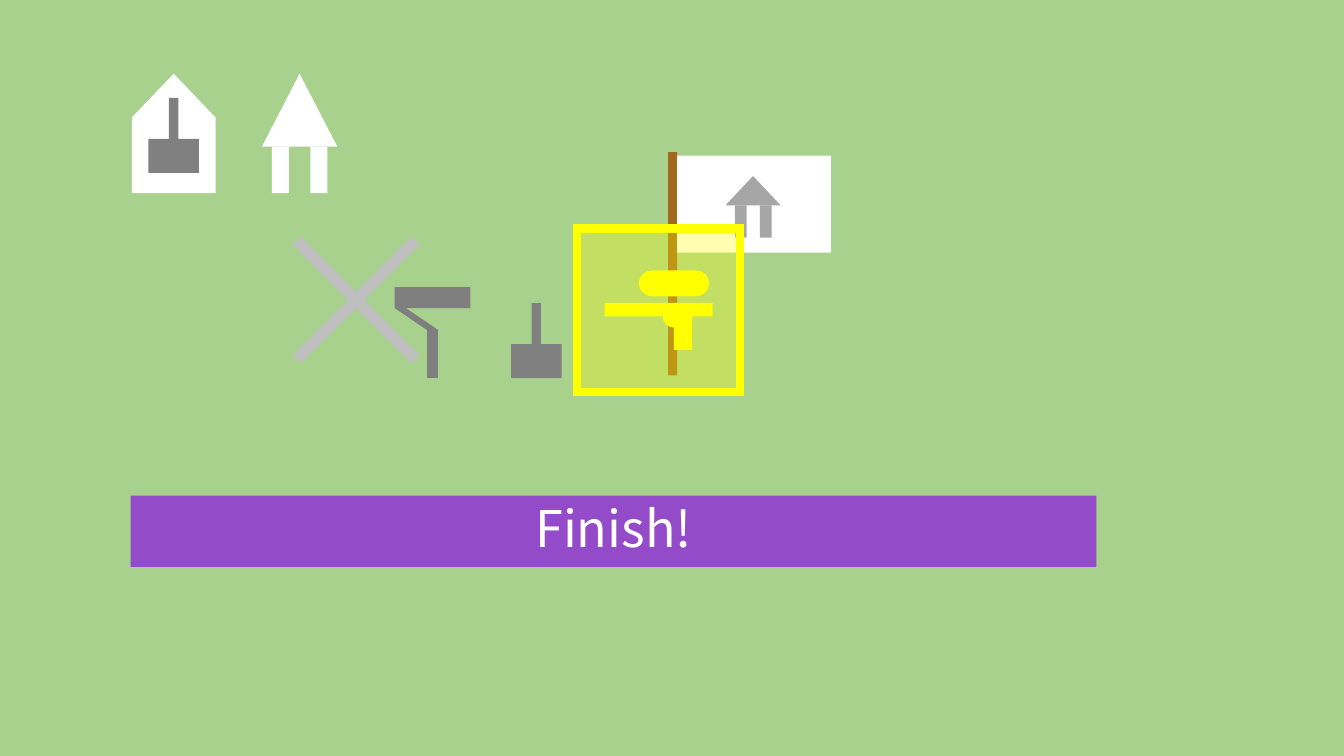
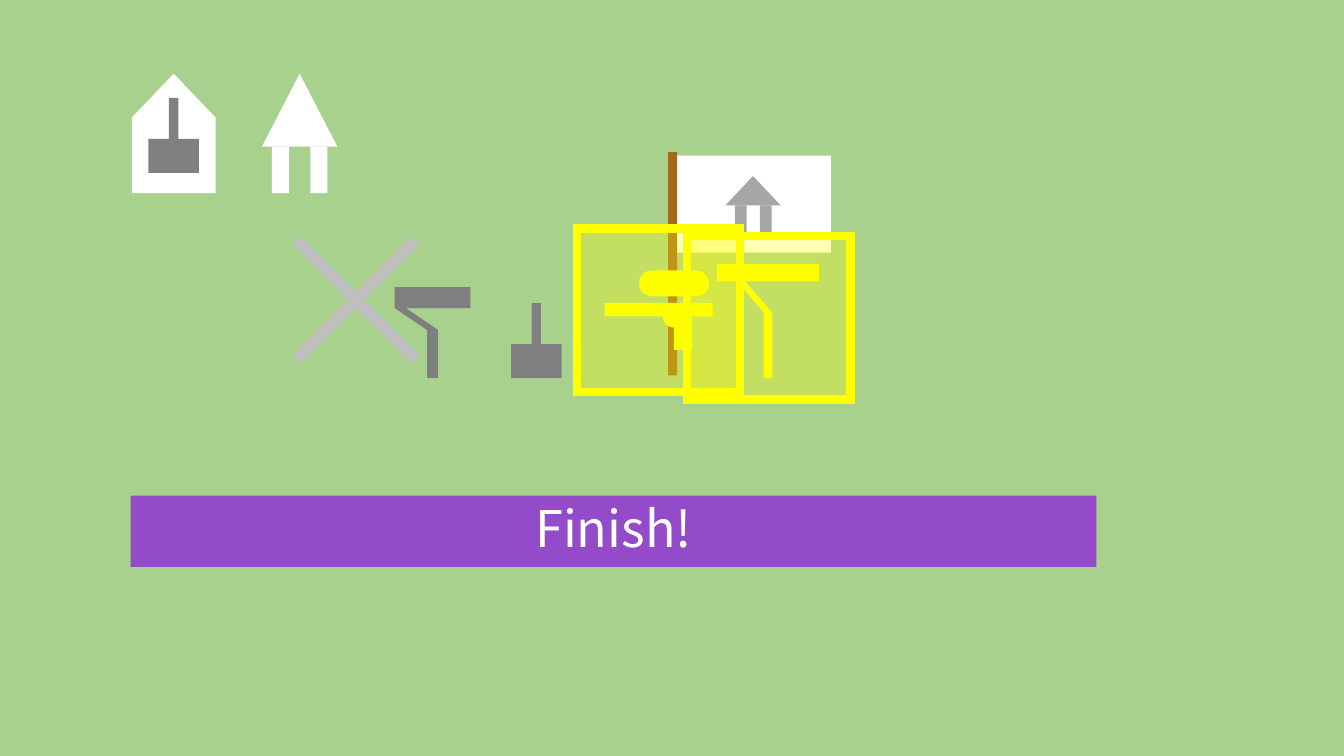
Before and after one commit to Hamster5295/HSplatoon, a slide deck: slide 1 of Texture/Texture.pptx. Drawn at 1344x756 pixels with LibreOffice and Linux fonts; fonts in the diff are those of the drawing. Boxes give left, top, right and bottom in pixels: in the first picture for what was removed or moved away, otherwise in the second. Text is boxed around its words. In the diff, an @@ line names an element or a change of style, - is before the commit and + after.

```diff
--- a/Texture/Texture.pptx
+++ b/Texture/Texture.pptx
@@ rectangle added at bbox=[688, 236, 851, 399], fill #FFFF00 at 30% opacity, outline #FFFF00 6 pt @@
@@ freeform shape added at bbox=[717, 264, 819, 378], fill #FFFF00 @@
```
Also in this commit, not shown: 1 slide added, 1 slide removed, 11 other files.
